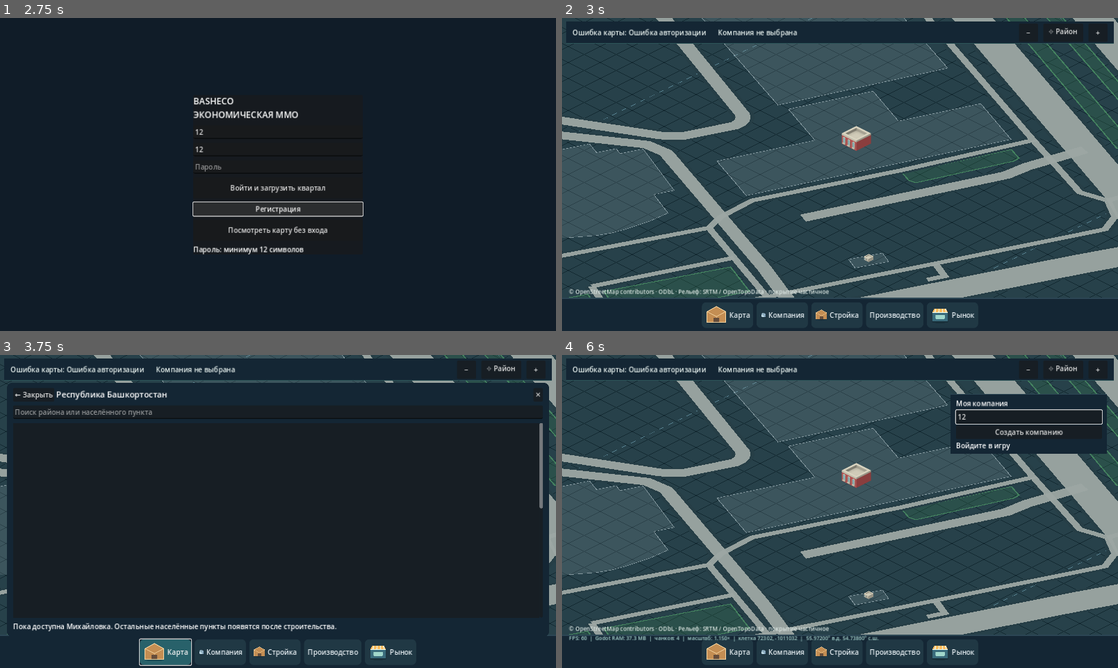
Above: before the commit, frames 1-4 (two rows, left to right).
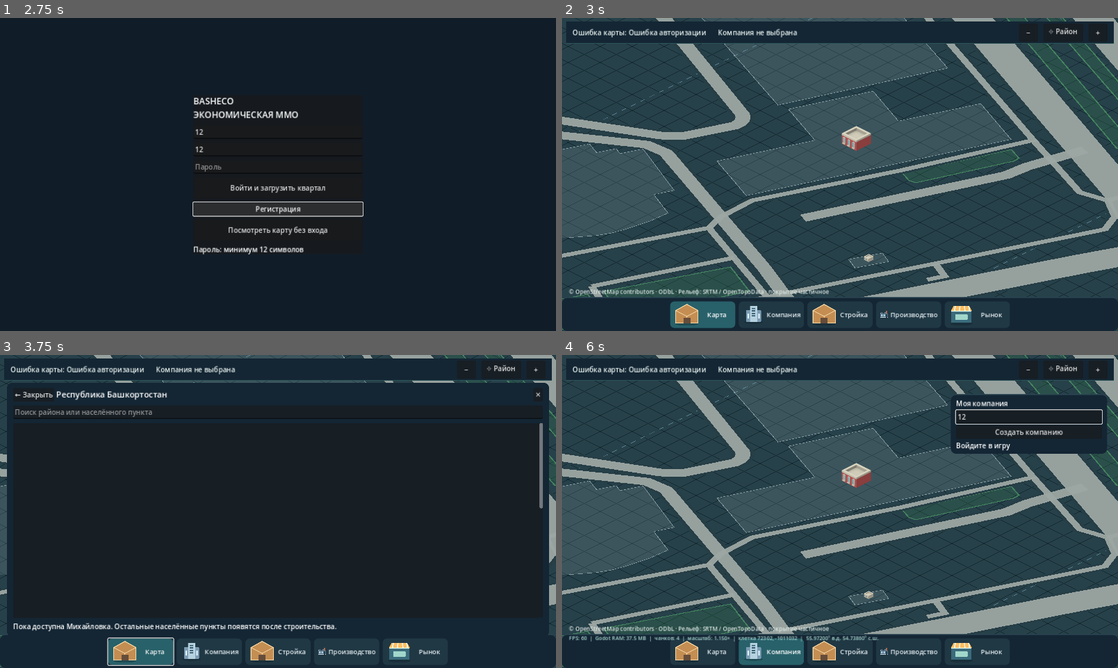
Above: after the commit, the same moments.

Repository: maillunex-lang/basheco
Game: Godot game, scene res://scenes/world.tscn
The game is run twice, just before and just after one commit, with the same random seed, the same clock (stepped at 60 frames per second) and the same inputs.
Inputs (mouse positions are in pixels of both pictures, inside the frame that each line leads up to):
- Up to frame 1 (2.75 s): click (278, 130) at 0.52 s; type "12" at 0.6 s; click (278, 149) at 0.75 s; type "12" at 0.83 s; click (278, 168) at 0.98 s; type "12" at 1.07 s; click "Войти и загрузить квартал" at 1.25 s; click "Регистрация" at 2 s
- Up to frame 2 (3 s): click "Посмотреть карту без входа" at 2.75 s
- Up to frame 3 (3.75 s): click "Карта" at 3.5 s
- Up to frame 4 (6 s): click (840, 411) at 4.27 s; type "12" at 4.35 s; click "Компания" at 5 s; click (1029, 417) at 5.77 s; type "12" at 5.85 s

Frame 1 is identical in both runs. In frame 2, 2.3% of the frame differs, in the area x 0-100%, y 89-100%; in frame 3, 1.9%; in frame 4, 2.4%, in the area x 0-100%, y 12-100%.

Commit message:
feat(alpha-ui): responsive bottom navigation with active section state

Diff:
--- a/client/scripts/game_nav.gd
+++ b/client/scripts/game_nav.gd
@@ -8,10 +8,13 @@
     ["Рынок", "res://assets/icons/market.svg", "Market"]
 ]
 var bar: HBoxContainer
+var buttons: Dictionary = {}
+var active_section := ""
+var frame: PanelContainer
 
 func _ready() -> void:
     hide()
-    var frame := PanelContainer.new()
+    frame = PanelContainer.new()
     frame.set_anchors_preset(Control.PRESET_BOTTOM_WIDE)
     frame.offset_top = -76
     frame.offset_bottom = 0
@@ -31,15 +34,19 @@
         button.add_theme_color_override("font_color", Color("#e5edf1"))
         button.icon = load(item[1])
         button.expand_icon = true
+        button.tooltip_text = item[0]
+        button.focus_mode = Control.FOCUS_ALL
         button.custom_minimum_size = Vector2(118, 64)
         button.pressed.connect(_show_section.bind(item[2]))
         bar.add_child(button)
+        buttons[item[2]] = button
     for name in ["Company", "Economy", "Market", "Build"]:
         var section_panel: PanelContainer = get_parent().get_node(name).panel
         section_panel.add_theme_stylebox_override("panel", _panel_style())
         section_panel.visible = false
     get_viewport().size_changed.connect(_layout)
     _layout()
+    _update_active()
 
 func _panel_style() -> StyleBoxFlat:
     var style := StyleBoxFlat.new()
@@ -48,6 +55,7 @@
     style.border_width_top = 2
     style.content_margin_left = 12
     style.content_margin_right = 12
+    style.set_corner_radius_all(12)
     style.content_margin_top = 10
     style.content_margin_bottom = 7
     return style
@@ -61,18 +69,37 @@
     return style
 
 func _layout() -> void:
-    var size := get_viewport().get_visible_rect().size
-    var scale_factor: float = clampf(size.x / 1280.0, 0.68, 1.1)
-    bar.add_theme_constant_override("separation", int(8 * scale_factor))
-    for button in bar.get_children():
-        button.custom_minimum_size = Vector2(118 * scale_factor, 58)
+    var viewport_size := get_viewport().get_visible_rect().size
+    var compact := viewport_size.x < 900.0
+    var available_width: float = maxf(320.0, viewport_size.x - 24.0)
+    var button_width: float = clampf((available_width - 48.0) / float(ITEMS.size()), 58.0, 150.0)
+    frame.offset_left = 0
+    frame.offset_right = 0
+    frame.offset_top = -70 if compact else -78
+    frame.offset_bottom = 0
+    bar.add_theme_constant_override("separation", 4 if compact else 8)
+    for item in ITEMS:
+        var button: Button = buttons[item[2]]
+        button.custom_minimum_size = Vector2(button_width, 52 if compact else 58)
+        button.add_theme_font_size_override("font_size", 12 if compact else 15)
+        button.text = item[0] if not compact else {"Карта": "Карта", "Компания": "Фирма", "Стройка": "Стройка", "Производство": "Цех", "Рынок": "Рынок"}.get(item[0], item[0])
     for name in ["Company", "Economy", "Market", "Build"]:
         var node: Node = get_parent().get_node(name)
         if node.panel != null:
-            node.panel.position = Vector2(maxf(12.0, size.x - 385.0), 90.0)
-            node.panel.custom_minimum_size.x = minf(360.0, size.x - 24.0)
+            node.panel.position = Vector2(maxf(12.0, viewport_size.x - 385.0), 90.0)
+            node.panel.custom_minimum_size.x = minf(360.0, viewport_size.x - 24.0)
+
+func _update_active() -> void:
+    for section in buttons:
+        var button: Button = buttons[section]
+        var selected: bool = section == active_section
+        button.add_theme_stylebox_override("normal", _button_style(selected))
+        button.add_theme_color_override("font_color", Color("#ffffff") if selected else Color("#e5edf1"))
+        button.set_pressed_no_signal(selected)
 
 func _show_section(section: String) -> void:
+    active_section = section
+    _update_active()
     for name in ["Company", "Economy", "Market", "Build"]:
         var node: Node = get_parent().get_node(name)
         if node.panel != null:
--- a/client/tests/smoke.gd
+++ b/client/tests/smoke.gd
@@ -227,8 +227,10 @@
     var nav_panel = world.get_node("Navigation")
     nav_panel._show_section("Build")
     check(build_panel.panel.visible and not market.panel.visible, "navigation opens build")
+    check(nav_panel.active_section == "Build" and nav_panel.buttons["Build"].tooltip_text == "Стройка", "build navigation selected and labelled")
     nav_panel._show_section("")
     check(not build_panel.panel.visible, "navigation closes panels")
+    check(nav_panel.active_section == "" and nav_panel.buttons[""].tooltip_text == "Карта", "map navigation selected")
     var chunks = load("res://scripts/city_chunks.gd")
     check(chunks.chunk_for_tile(63, 63) == Vector2i(0, 0) and chunks.chunk_for_tile(64, 64) == Vector2i(1, 1) and chunks.chunk_for_tile(-1, -1) == Vector2i(-1, -1), "plot chunk helper")
     var one_chunk: Array[int] = [0, 0, 64, 64]
